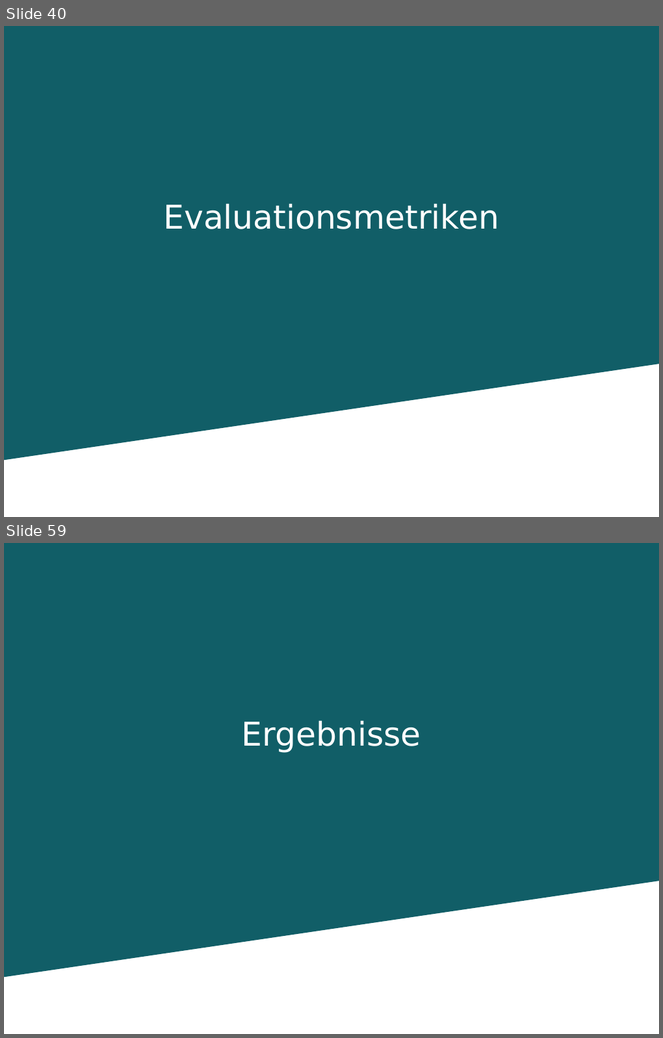
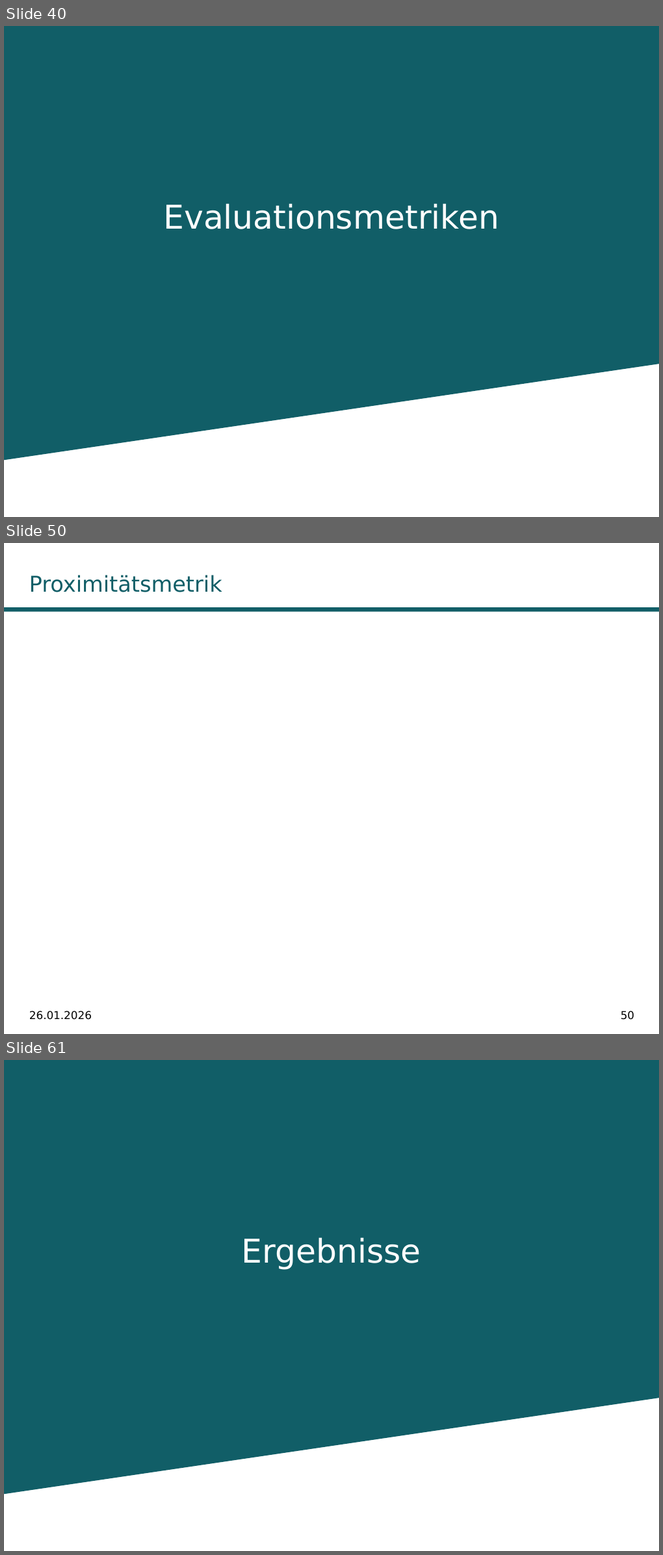
Before and after one commit to fabiw98/Seminar_DICE, a slide deck: Präsentation/PräsentationDiCE.pptx. Shown one above the other, each under a label of ours: slides 40 and 59 before the commit, slides 40, 50 and 61 after it; the slides between them are not shown. The pictures are 663x1038 and 663x1555 pixels, drawn with LibreOffice and Linux fonts; fonts in the diff are those of the drawing; grey boxes stand for pictures; background and template pictures are left out. Boxes give left, top, right and bottom in pixels: in the first picture for what was removed or moved away, otherwise in the second. Text is boxed around its words. In the diff, an @@ line names an element or a change of style, - is before the commit and + after.

```diff
--- a/Präsentation/PräsentationDiCE.pptx
+++ b/Präsentation/PräsentationDiCE.pptx
@@ slide 50 added at (x1=4, y1=543, x2=659, y2=1034), background #FFFFFF @@
@@ title added at (x1=29, y1=575, x2=222, y2=592), 24 pt, text #115E67 @@
+Proximitätsmetrik
@@ rectangle added at (x1=4, y1=607, x2=659, y2=611), fill #115E67 @@
@@ text added at (x1=29, y1=1011, x2=92, y2=1020), 12 pt, text #000000 @@
+26.01.2026
@@ page number added at (x1=621, y1=1011, x2=634, y2=1020), 12 pt, text #000000 @@
+50
@@ what was slide 59 is now slide 61 @@
```
Also in this commit, not shown: 73 slides changed, 2 other slides added.
